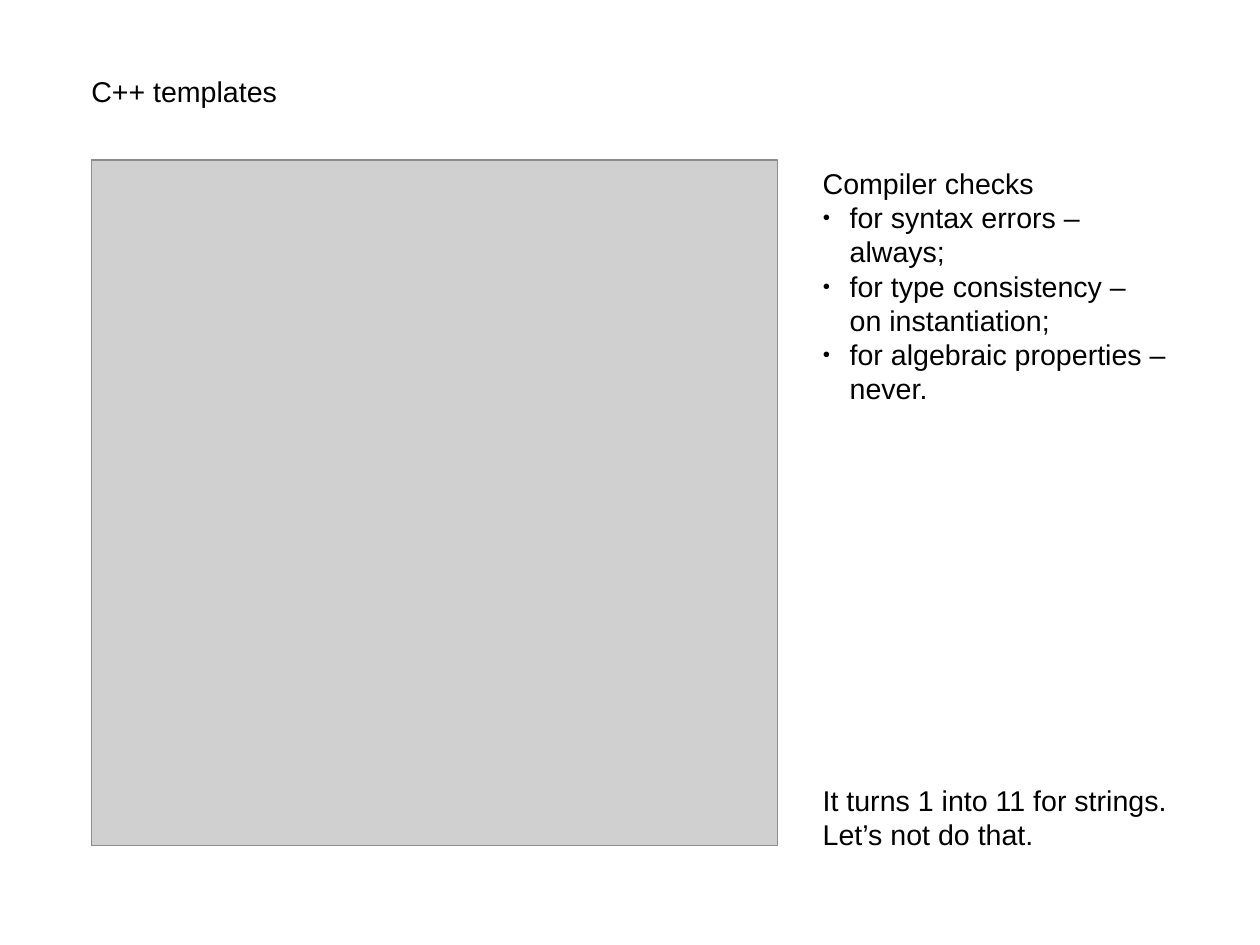
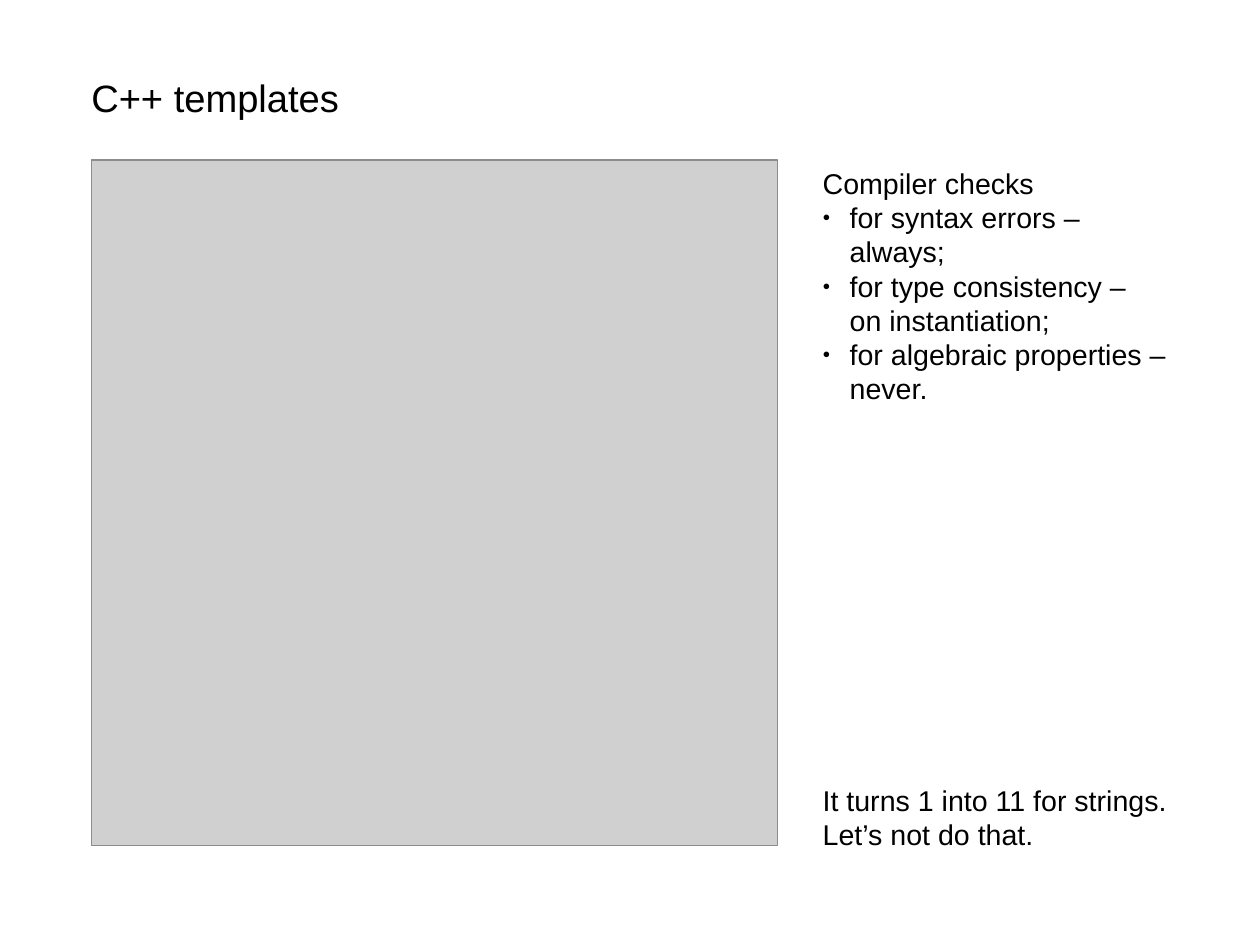
Before and after one commit to akalenuk/templates-experiments, a slide deck: slide 7 of templates.odp. Drawn at 1260x945 pixels with LibreOffice and Linux fonts; fonts in the diff are those of the drawing; grey boxes stand for pictures. Boxes give left, top, right and bottom in pixels: in the first picture for what was removed or moved away, otherwise in the second. Text is boxed around its words. In the diff, an @@ line names an element or a change of style, - is before the commit and + after.

```diff
--- a/templates.odp
+++ b/templates.odp
@@ text "C++ templates" at box(91, 84, 339, 120): size 18 to 24 pt @@
```
Also in this commit, not shown: 13 other slides changed, 1 slide added, 1 slide removed.
